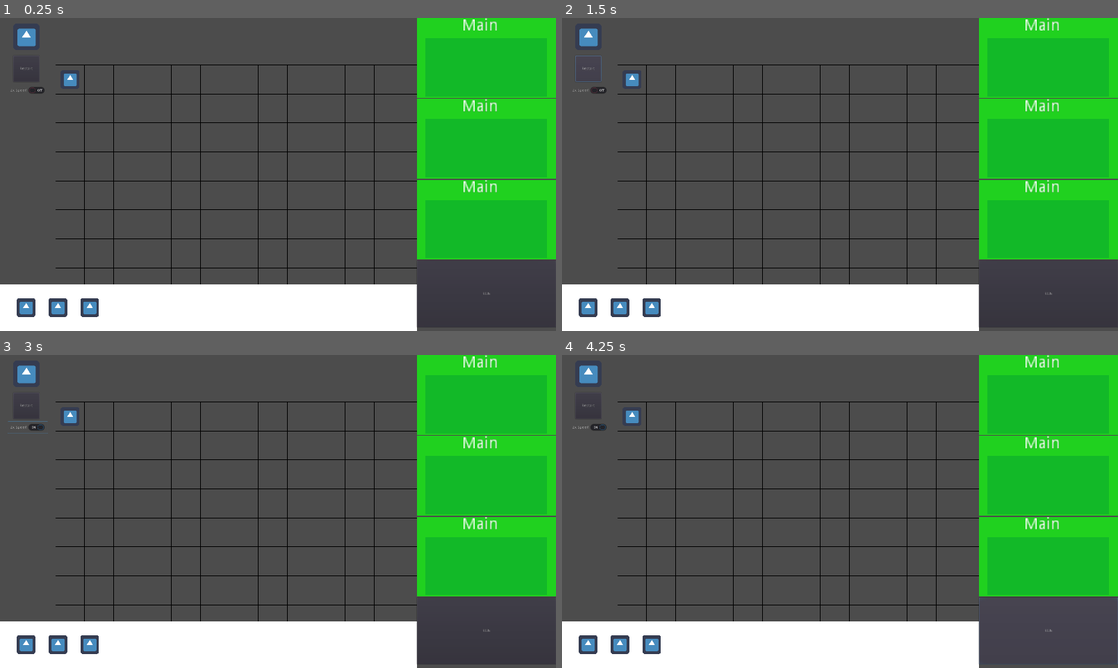
Above: before the commit, frames 1-4 (two rows, left to right).
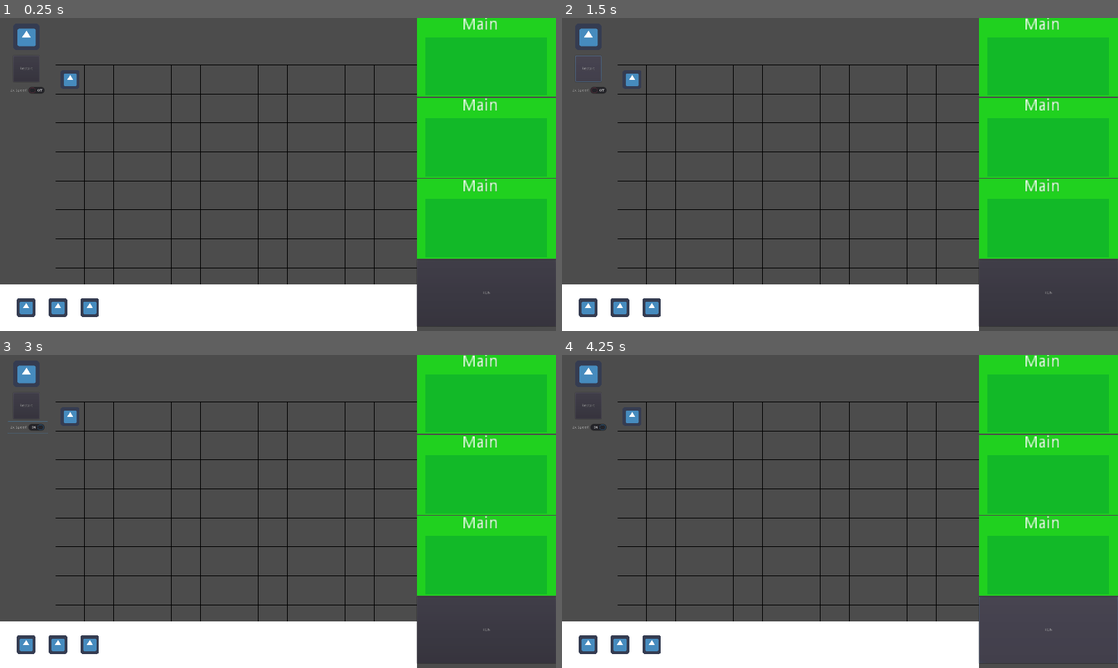
Above: after the commit, the same moments.

Repository: The-Koopalings/Flee_The_Factory
Game: Godot game, scene res://Scenes/Level_Components/LevelTemplate.tscn
The game is run twice, just before and just after one commit, with the same random seed, the same clock (stepped at 60 frames per second) and the same inputs. The engine's default icon, where the game draws it, is replaced by a stand-in: a white triangle on a blue panel in a dark square.
Inputs:
- Up to frame 1 (0.25 s): no input
- Up to frame 2 (1.5 s): click "Restart" at 0.5 s; click "Restart" at 1.25 s
- Up to frame 3 (3 s): click "Restart" at 2 s; click "2x Speed" at 2.75 s
- Up to frame 4 (4.25 s): click "RUN" at 3.5 s

The runs differ from the first frame. In frame 1, 0.6% of the frame differs, in the area x 75-100%, y 0-99%; in frame 2, 0.6%; in frame 3, 0.6%; in frame 4, 0.7%.

Commit message:
some scripting tests for dragging blocks into IDE

Diff:
--- a/Scenes/Level_Components/FunctionBlock.tscn
+++ b/Scenes/Level_Components/FunctionBlock.tscn
@@ -1,4 +1,7 @@
-[gd_scene load_steps=2 format=2]
+[gd_scene load_steps=4 format=2]
+
+[ext_resource path="res://Scripts/Level_Components/FunctionBlockArea.gd" type="Script" id=1]
+[ext_resource path="res://Scripts/Level_Components/FunctionContainer.gd" type="Script" id=2]
 
 [sub_resource type="RectangleShape2D" id=1]
 extents = Vector2( 207.5, 97 )
@@ -15,18 +18,20 @@
 text = "Main"
 align = 1
 
-[node name="Area2D" type="Area2D" parent="."]
+[node name="FunctionBlockArea" type="Area2D" parent="."]
 position = Vector2( 30, 70 )
+script = ExtResource( 1 )
 
-[node name="CollisionShape2D" type="CollisionShape2D" parent="Area2D"]
+[node name="CollisionShape2D" type="CollisionShape2D" parent="FunctionBlockArea"]
 position = Vector2( 210, 100 )
 shape = SubResource( 1 )
 
-[node name="GridContainer" type="GridContainer" parent="Area2D"]
+[node name="FunctionContainer" type="GridContainer" parent="FunctionBlockArea"]
 margin_right = 420.0
 margin_bottom = 200.0
+script = ExtResource( 2 )
 
-[node name="ColorRect" type="ColorRect" parent="Area2D"]
+[node name="ColorRect" type="ColorRect" parent="FunctionBlockArea"]
 margin_right = 420.0
 margin_bottom = 200.0
 color = Color( 0.0745098, 0.729412, 0.160784, 1 )
@@ -36,3 +41,6 @@
 margin_right = 480.0
 margin_bottom = 275.0
 color = Color( 0.129412, 0.823529, 0.12549, 1 )
+
+[connection signal="area_entered" from="FunctionBlockArea" to="FunctionBlockArea/FunctionContainer" method="_on_FunctionBlockArea_area_entered"]
+[connection signal="area_exited" from="FunctionBlockArea" to="FunctionBlockArea/FunctionContainer" method="_on_FunctionBlockArea_area_exited"]
--- a/Scenes/Level_Components/LevelTemplate.tscn
+++ b/Scenes/Level_Components/LevelTemplate.tscn
@@ -88,7 +88,9 @@
 
 [node name="IDE" parent="." instance=ExtResource( 8 )]
 margin_left = 1440.0
+margin_top = -3.0
 margin_right = 1920.0
+margin_bottom = 1077.0
 
 [connection signal="input_event" from="RotateLeft" to="RotateLeft" method="_on_Area2D_input_event"]
 [connection signal="input_event" from="Forward" to="Forward" method="_on_Area2D_input_event"]
--- /dev/null
+++ b/Scripts/Level_Components/FunctionBlockArea.gd
@@ -0,0 +1,16 @@
+extends Area2D
+
+
+# Declare member variables here. Examples:
+# var a = 2
+# var b = "text"
+
+# Called when the node enters the scene tree for the first time.
+func _ready():
+	monitoring = true;
+
+
+
+# Called every frame. 'delta' is the elapsed time since the previous frame.
+#func _process(delta):
+#	pass
--- /dev/null
+++ b/Scripts/Level_Components/FunctionContainer.gd
@@ -0,0 +1,30 @@
+extends GridContainer
+
+
+# Declare member variables here. Examples:
+# var a = 2
+# var b = "text"
+var inFocus = false
+
+# Called when the node enters the scene tree for the first time.
+func _ready():
+	connect("area_entered",self,"_on_FunctionBlockArea_area_entered")
+	connect("area_exited",self,"_on_FunctionBlockArea_area_exited")
+	connect("drag",self,"_on_Code_Block_drag")
+
+# Called every frame. 'delta' is the elapsed time since the previous frame.
+#func _process(delta):
+#	pass
+
+
+func _on_FunctionBlockArea_area_entered(area):
+	inFocus = true
+	print("HIT")
+
+func _on_FunctionBlockArea_area_exited(area):
+	inFocus = false
+	print("BYE")
+
+func _on_Code_Block_drag(area):
+	if inFocus:
+		print("HELLO " + area.name)
--- a/default_env.tres
+++ /dev/null
@@ -1,7 +0,0 @@
-[gd_resource type="Environment" load_steps=2 format=2]
-
-[sub_resource type="ProceduralSky" id=1]
-
-[resource]
-background_mode = 2
-background_sky = SubResource( 1 )
--- a/project.godot
+++ b/project.godot
@@ -28,7 +28,3 @@
 [physics]
 
 common/enable_pause_aware_picking=true
-
-[rendering]
-
-environment/default_environment="res://default_env.tres"
